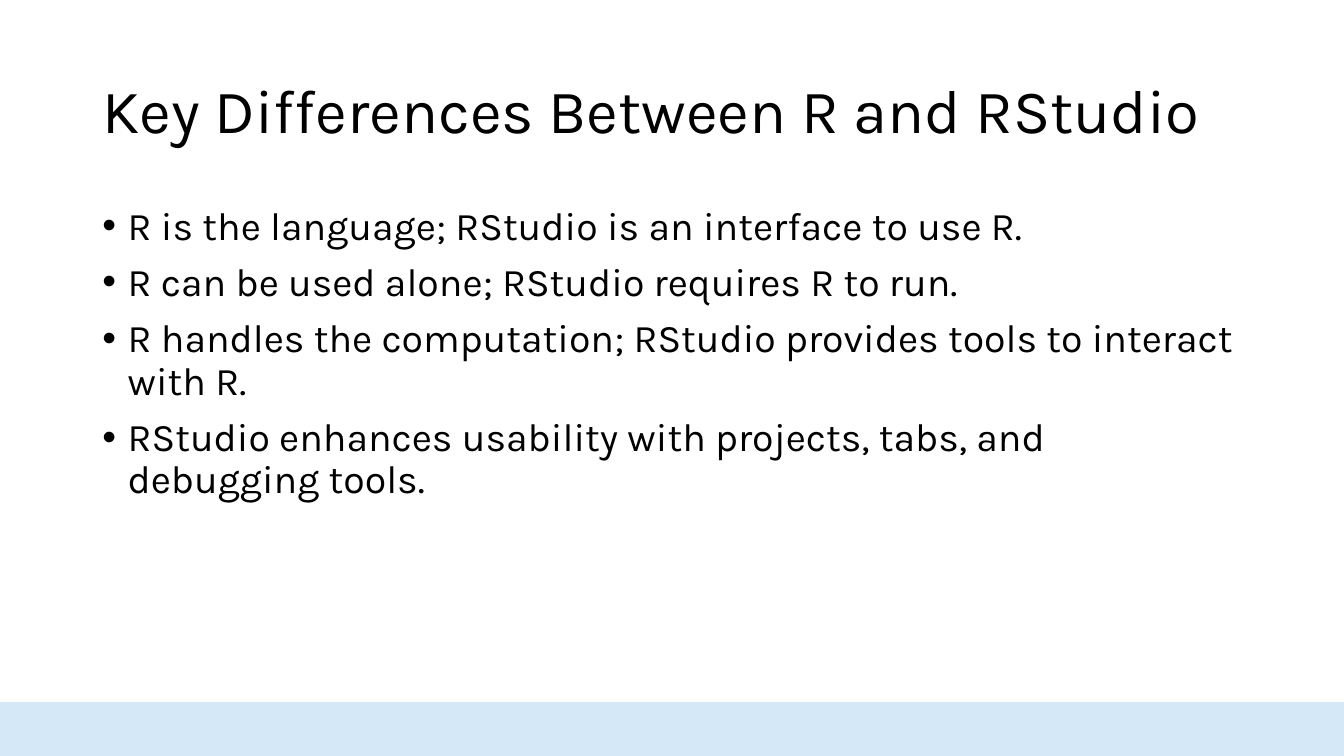
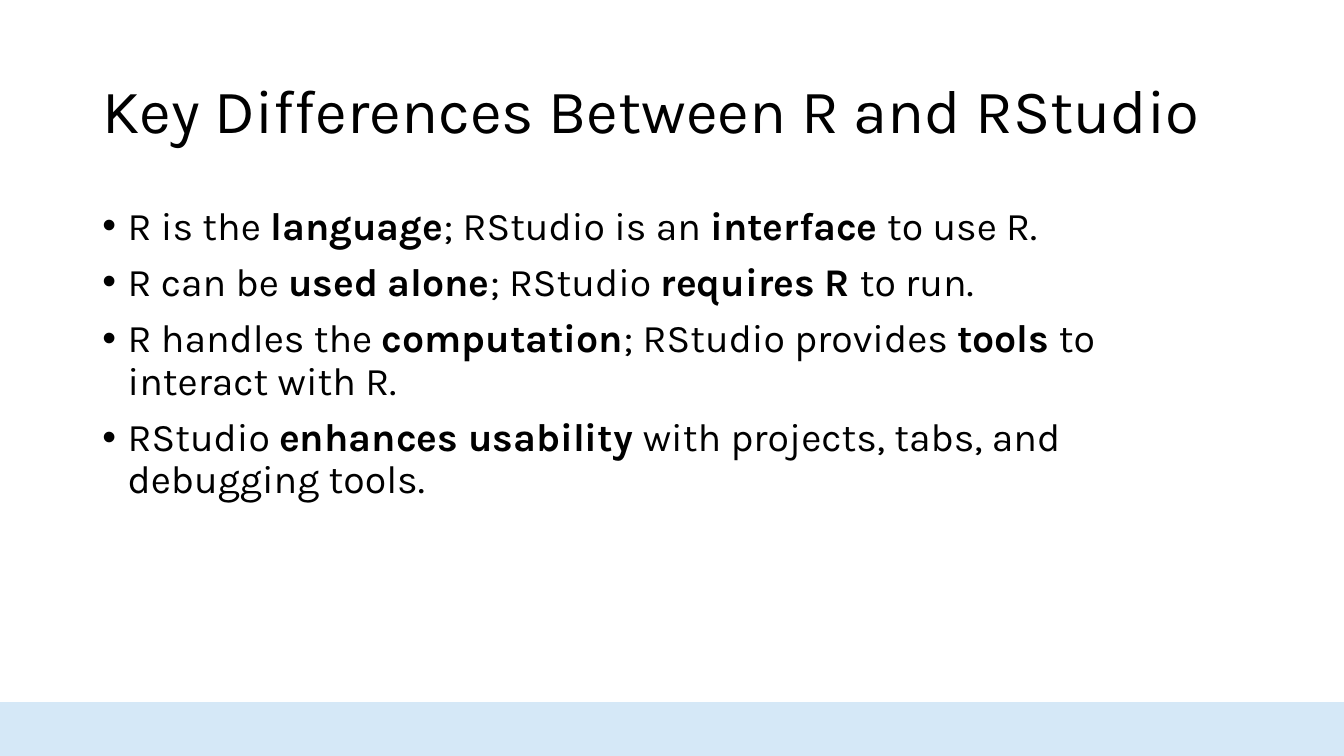
Before and after one commit to HopkinsIDD/seroanalytics_workshop, a slide deck: slide 5 of Lecture 1/Lecture 1.pptx. Drawn at 1344x756 pixels with LibreOffice and Linux fonts; fonts in the diff are those of the drawing; background and template pictures are left out. Boxes give left, top, right and bottom in pixels: in the first picture for what was removed or moved away, otherwise in the second. Text is boxed around its words. In the diff, an @@ line names an element or a change of style, - is before the commit and + after.

```diff
--- a/Lecture 1/Lecture 1.pptx
+++ b/Lecture 1/Lecture 1.pptx
@@ text "R is the language; RStudio ..." at bbox=[128, 212, 1095, 503]: bold on in "language; interface", "used alone; requires R", "computation; tools", "enhances usability" @@
```
Also in this commit, not shown: 6 other slides changed, 2 other files.
